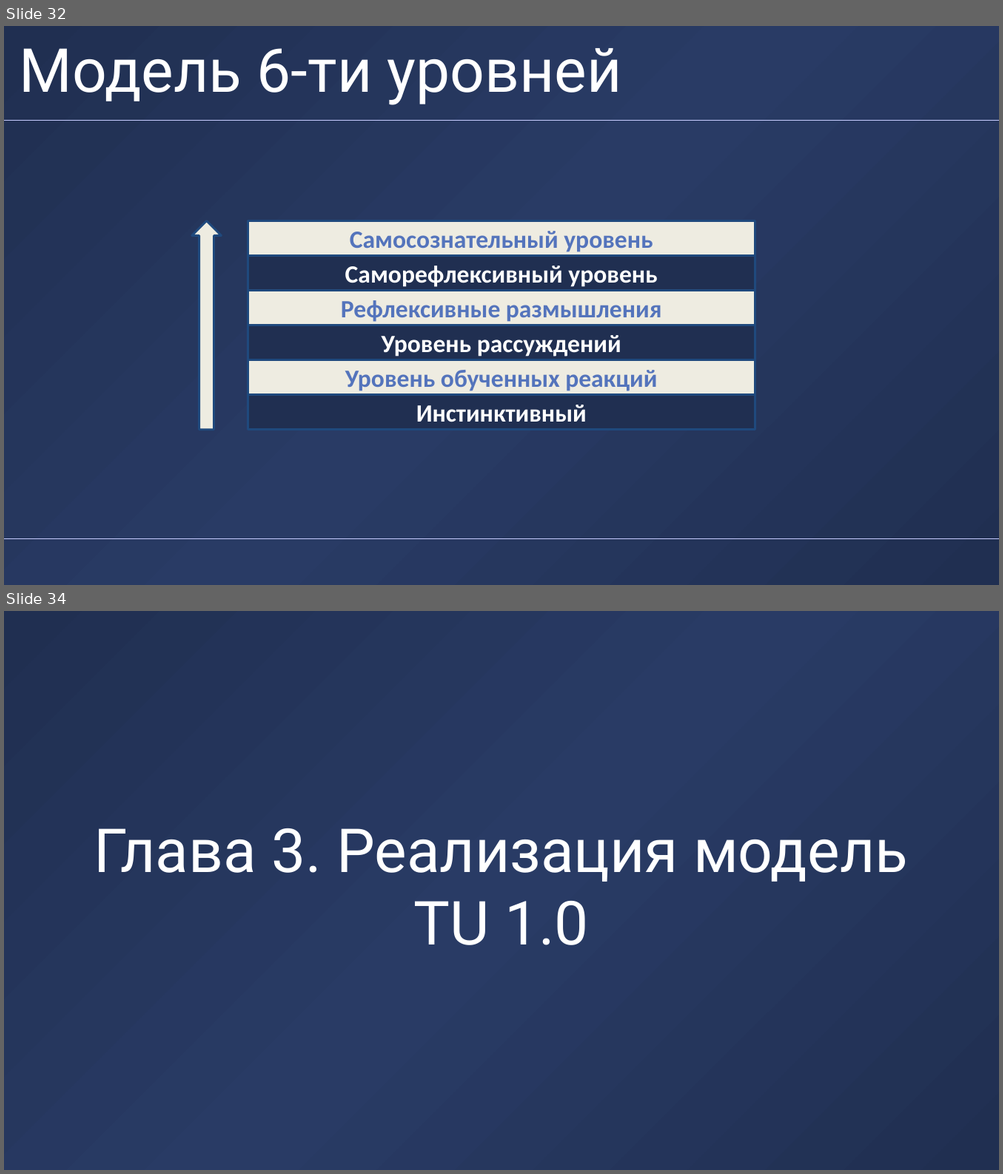
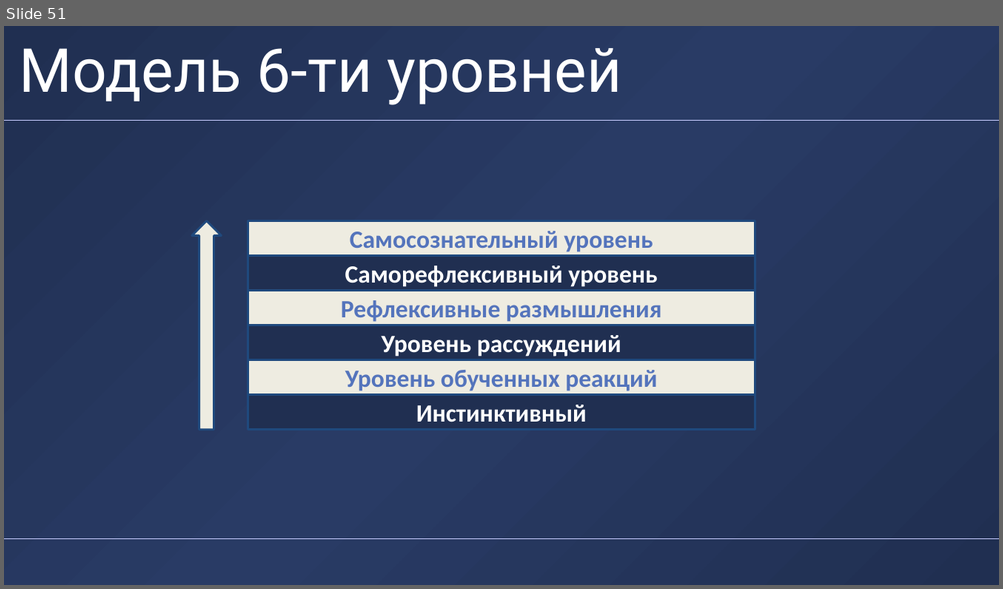
Before and after one commit to alexander-toschev/alexander-toschev, a slide deck: Disser/Presentation/DUBNAPresentationX-short.pptx. Shown one above the other, each under a label of ours: slides 32 and 34 before the commit, slide 51 after it; the slides between them are not shown. The pictures are 1003x1174 and 1003x589 pixels, drawn with LibreOffice and Linux fonts; fonts in the diff are those of the drawing; background and template pictures are left out. Boxes give left, top, right and bottom in pixels: in the first picture for what was removed or moved away, otherwise in the second. Text is boxed around its words. In the diff, an @@ line names an element or a change of style, - is before the commit and + after.

```diff
--- a/Disser/Presentation/DUBNAPresentationX-short.pptx
+++ b/Disser/Presentation/DUBNAPresentationX-short.pptx
@@ slide 34 removed at [4,611,999,1170], background gradient #202F51 to #293B65 @@
@@ title removed at [94,829,908,945] @@
-Глава 3. Реализация модель TU 1.0
@@ what was slide 32 is now slide 51 @@
```
Also in this commit, not shown: 4 slides changed, 7 slides added, 5 other slides removed.
